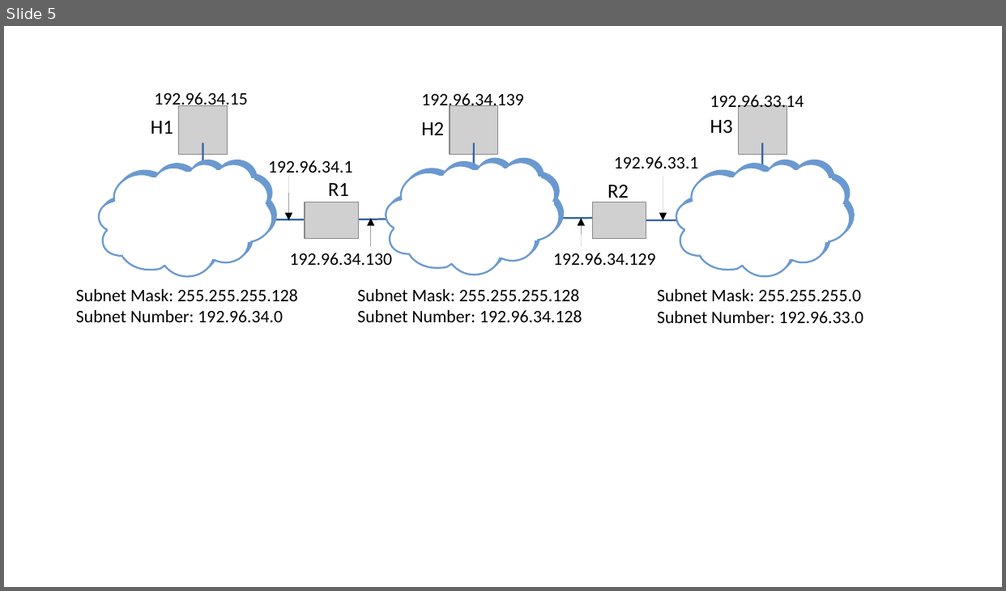
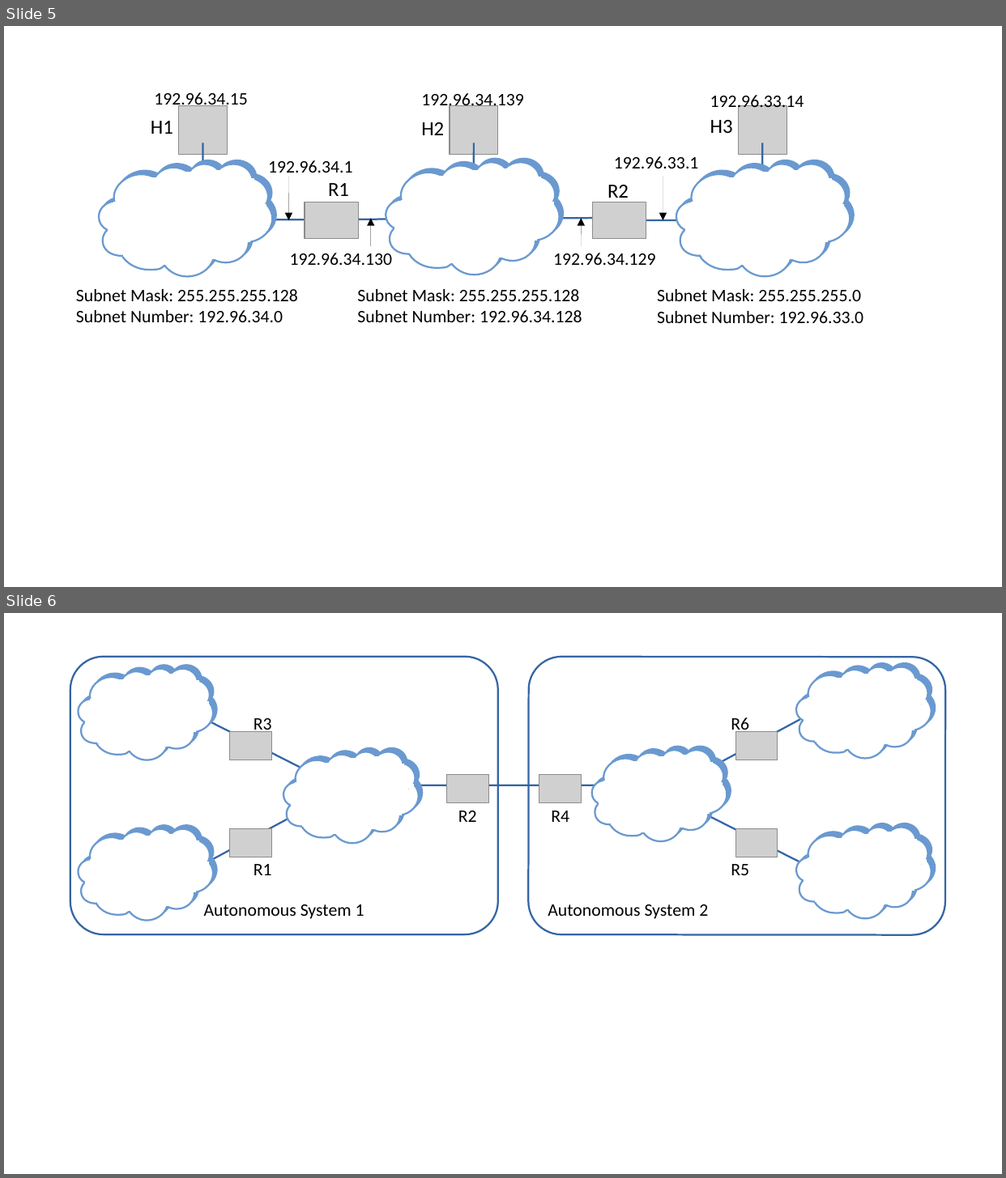
Before and after one commit to SystemsApproach/7E, a slide deck: federation/figures/federation.odp. Shown one above the other, each under a label of ours: slide 5 before the commit, slides 5 and 6 after it. The pictures are 1006x591 and 1006x1178 pixels, drawn with LibreOffice and Linux fonts; fonts in the diff are those of the drawing; grey boxes stand for pictures. Boxes give left, top, right and bottom in pixels: in the first picture for what was removed or moved away, otherwise in the second. Text is boxed around its words. In the diff, an @@ line names an element or a change of style, - is before the commit and + after.

```diff
--- a/federation/figures/federation.odp
+++ b/federation/figures/federation.odp
@@ slide 6 added at [4, 613, 1002, 1174], background #FFFFFF @@
@@ rounded rectangle added at [70, 657, 497, 935], fill #FFFFFF, outline #3465A4 1.45 pt, 14 pt, text #000000 @@
+Autonomous System 1
@@ rounded rectangle added at [528, 656, 945, 935], fill #FFFFFF, outline #3465A4 1.45 pt, 14 pt, text #000000 @@
+Autonomous System 2
@@ line added from (696, 776) to (833, 703), #3465A4 1.45 pt @@
@@ line added from (196, 714) to (316, 775), #3465A4 1.45 pt @@
@@ picture added at [229, 731, 271, 760] @@
@@ text added at [253, 718, 272, 735], 14 pt, text #000000 @@
+R3
@@ text added at [731, 717, 749, 735], 14 pt, text #000000 @@
+R6
@@ picture added at [735, 731, 778, 760] @@
@@ group added at [79, 669, 213, 760]: 11 rectangles, 1 freeform shape @@
@@ group added at [796, 667, 931, 759]: 11 rectangles, 1 freeform shape @@
@@ picture added at [447, 774, 488, 803] @@
@@ picture added at [539, 774, 581, 803] @@
@@ line added from (197, 868) to (334, 794), #3465A4 1.45 pt @@
@@ line added from (394, 785) to (640, 785), #3465A4 1.45 pt @@
@@ picture added at [229, 829, 271, 858] @@
@@ group added at [283, 752, 419, 843]: 11 rectangles, 1 freeform shape @@
@@ text added at [458, 811, 477, 822], 14 pt, text #000000 @@
+R2
@@ text added at [551, 811, 569, 822], 14 pt, text #000000 @@
+R4
@@ group added at [592, 750, 727, 841]: 11 rectangles, 1 freeform shape @@
@@ line added from (694, 808) to (815, 869), #3465A4 1.45 pt @@
@@ picture added at [735, 829, 778, 858] @@
@@ text added at [253, 864, 272, 875], 14 pt, text #000000 @@
+R1
@@ text added at [731, 864, 749, 875], 14 pt, text #000000 @@
+R5
@@ group added at [79, 829, 213, 921]: 11 rectangles, 1 freeform shape @@
@@ group added at [796, 828, 931, 919]: 11 rectangles, 1 freeform shape @@
```
Also in this commit, not shown: 6 other files.
